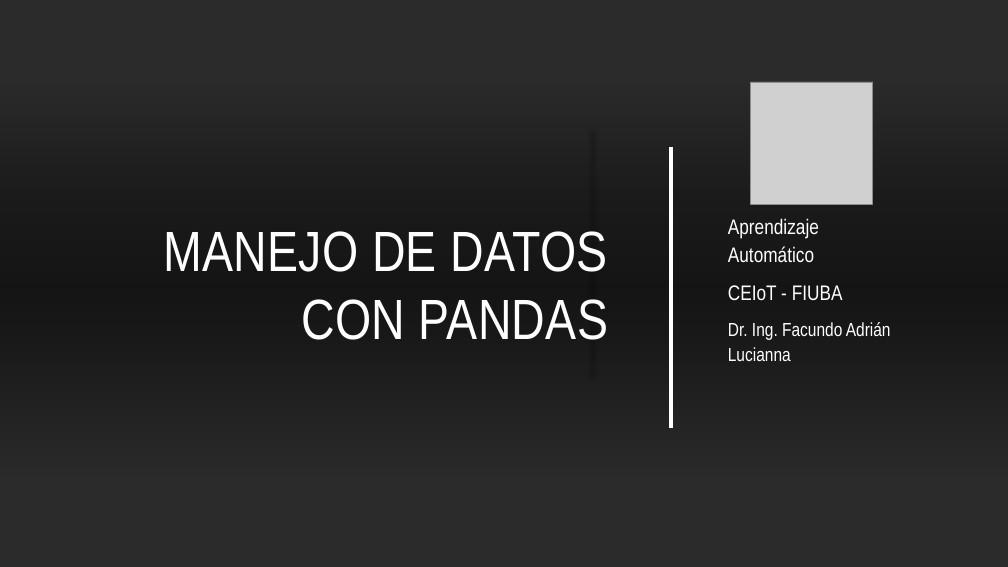
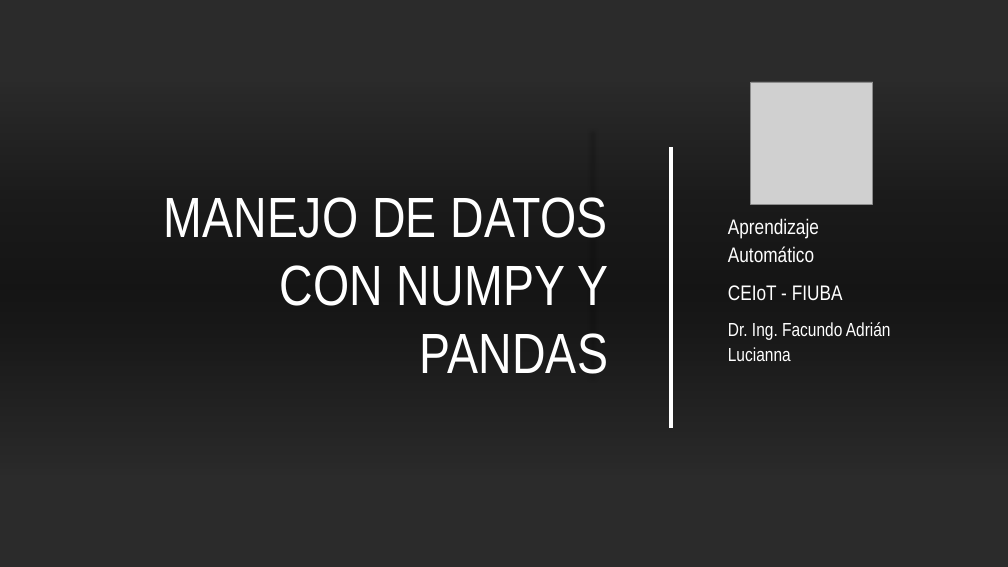
Before and after one commit to facundolucianna/Apre_Aut_CEIoT, a slide deck: slide 1 of clase3/teoria/clase3.pptx. Drawn at 1008x567 pixels with LibreOffice and Linux fonts; fonts in the diff are those of the drawing; grey boxes stand for pictures; background and template pictures are left out; a plain dark background stands for a picture behind light text. Boxes give left, top, right and bottom in pixels: in the first picture for what was removed or moved away, otherwise in the second. Text is boxed around its words. In the diff, an @@ line names an element or a change of style, - is before the commit and + after.

```diff
--- a/clase3/teoria/clase3.pptx
+++ b/clase3/teoria/clase3.pptx
@@ title at bbox=[164, 197, 609, 374]: text changed @@
-MANEJO DE DATOS CON PANDAS
+MANEJO DE DATOS CON NUMPY Y PANDAS
```
Also in this commit, not shown: 4 slides added, 12 other files.
